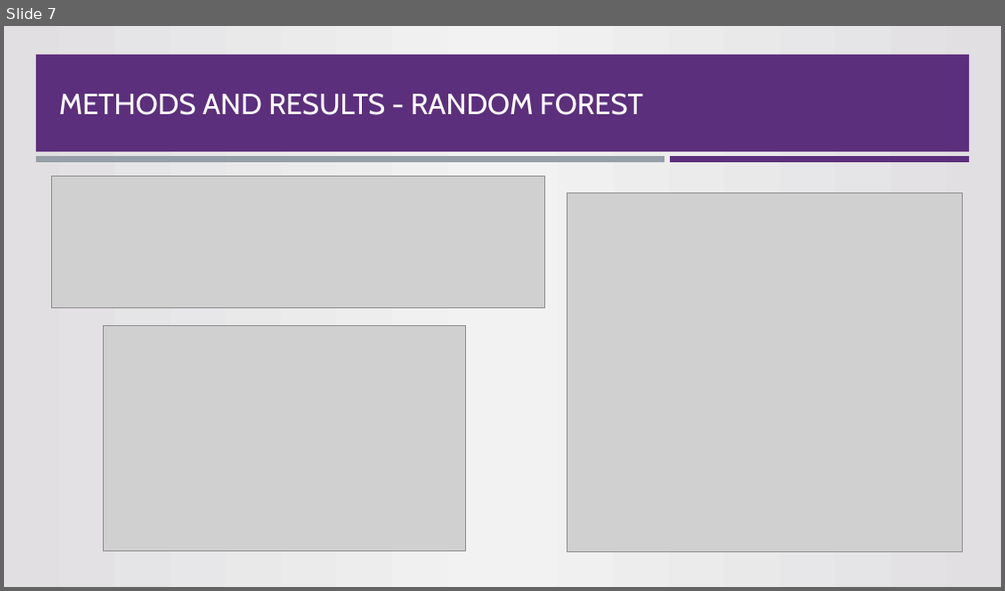
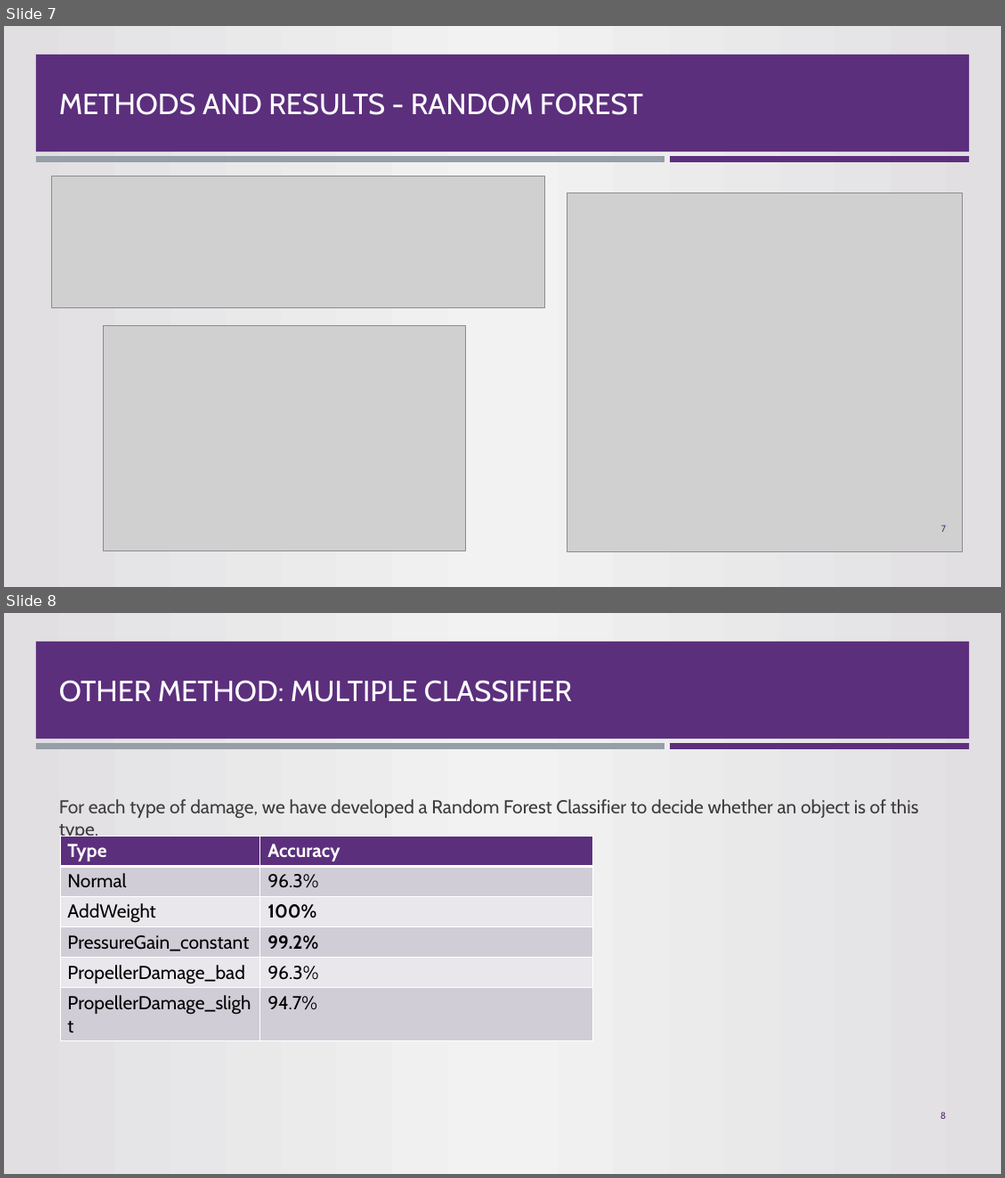
Before and after one commit to sunyrain/MLTask, a slide deck: Presentation.pptx. Shown one above the other, each under a label of ours: slide 7 before the commit, slides 7 and 8 after it. The pictures are 1005x591 and 1005x1178 pixels, drawn with LibreOffice and Linux fonts; fonts in the diff are those of the drawing; grey boxes stand for pictures; background and template pictures are left out. Boxes give left, top, right and bottom in pixels: in the first picture for what was removed or moved away, otherwise in the second. Text is boxed around its words. In the diff, an @@ line names an element or a change of style, - is before the commit and + after.

```diff
--- a/Presentation.pptx
+++ b/Presentation.pptx
@@ slide 8 added at [4, 613, 1001, 1174], background gradient #E1DFE2 to #F2F2F2; not listed: 3 template elements that a slide beside it also shows @@
@@ title added at [59, 680, 572, 702], 28 pt, text #FFFFFF @@
+OTHER METHOD: MULTIPLE CLASSIFIER
@@ text added at [59, 799, 919, 841], 18 pt, text #3D3D3D @@
+For each type of damage, we have developed a Random Forest Classifier to decide whether an object is of this type.
@@ table added at [60, 835, 592, 1018], 6 rows, 2 columns @@
+Type | Accuracy
+Normal | 96.3%
+AddWeight | 100%
+PressureGain_constant | 99.2%
+PropellerDamage_bad | 96.3%
+PropellerDamage_slight | 94.7%
@@ page number added at [940, 1111, 946, 1119], 9 pt, text #5C2F7D @@
+8
@@ slide 7 changed as well @@
@@ page number added at [941, 524, 946, 532], 9 pt, text #5C2F7D @@
+7
```
Also in this commit, not shown: 9 other slides changed, 4 other slides added.
